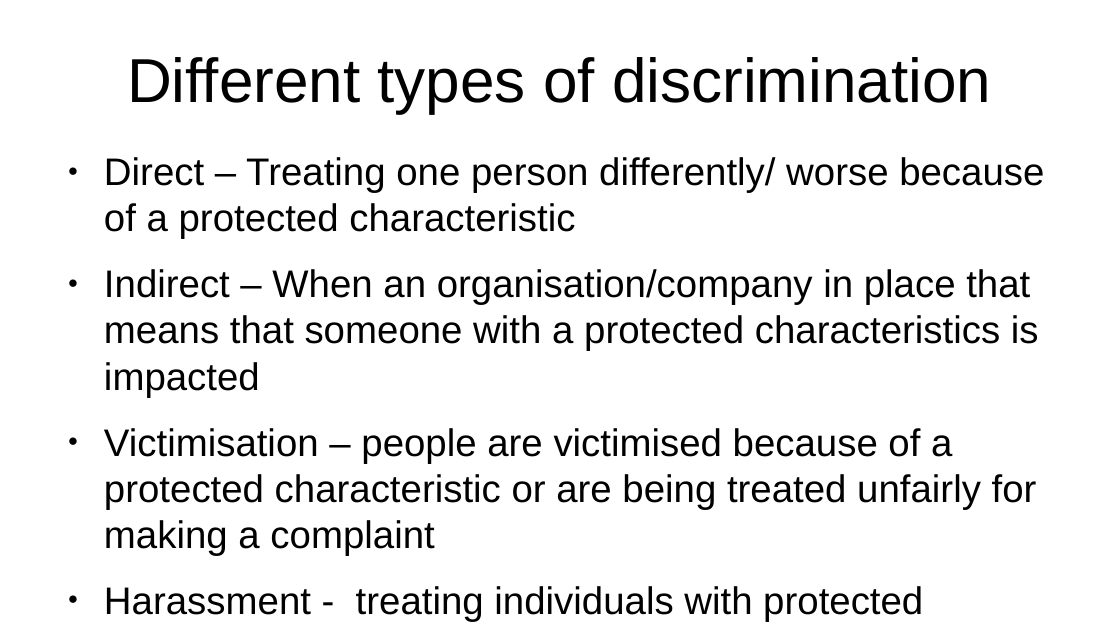
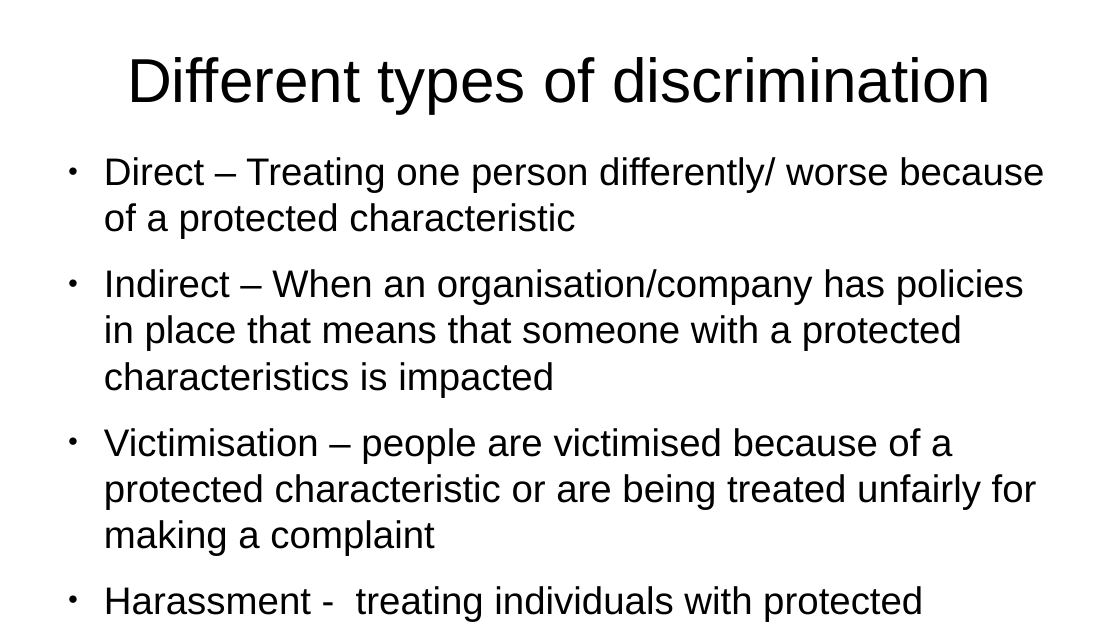
Before and after one commit to KnightUntold/T-level_slides, a slide deck: slide 4 of 4.1.4.odp. Drawn at 1120x630 pixels with LibreOffice and Linux fonts; fonts in the diff are those of the drawing. Boxes give left, top, right and bottom in pixels: in the first picture for what was removed or moved away, otherwise in the second. Text is boxed around its words. In the diff, an @@ line names an element or a change of style, - is before the commit and + after.

```diff
--- a/4.1.4.odp
+++ b/4.1.4.odp
@@ text at bbox=[104, 269, 1024, 397]: text changed @@
-● Indirect – When an organisation/company in place that means that someone with a protected characteristics is impacted
+● Indirect – When an organisation/company has policies in place that means that someone with a protected characteristics is impacted
```
Also in this commit, not shown: 1 other slide changed.
